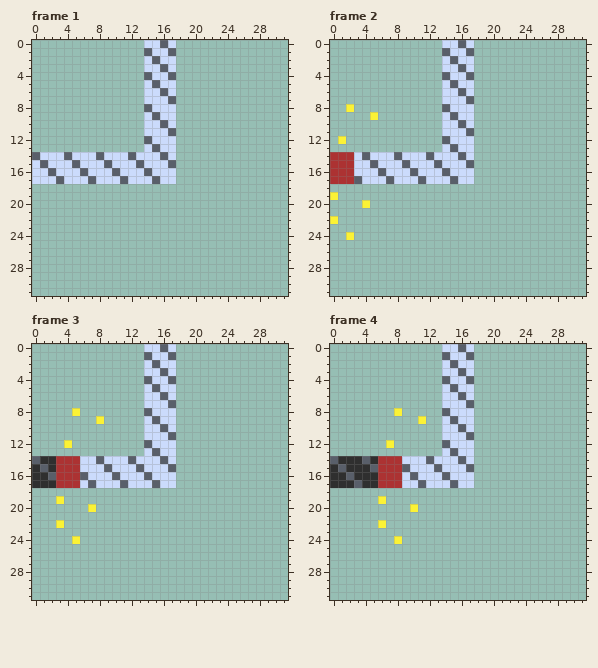
Pixel-art file: Document/Fuse/Fusemoto.aseprite. Above is the file before it was changed.
32x32 pixels, 12 frames. Shown: frame 1, frame 2, frame 3, frame 4. The commit also changed other frames, which this record leaves out.
Now the later version:
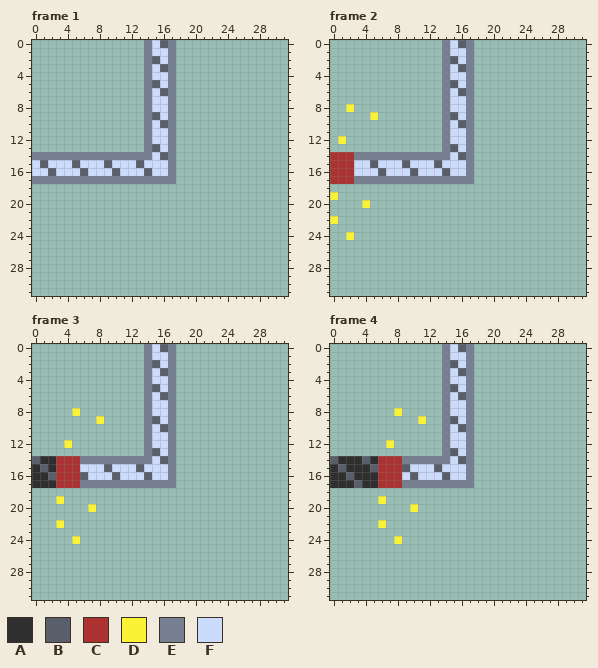
Palette (. is transparent): A #2f2f2f  B #595f6a  C #ac3232  D #fbf236  E #778092  F #cbdbfc
What changed:
Frame 1, layer "Layer 1":
Colour B becomes colour E in row 1 at x 14 and 17; in row 4 at x 14 and 17; in row 7 at x 17; in row 8 at x 14; in row 11 at x 17; in row 12 at x 14.
Colour B becomes colour E in row 14 at x 0, 4, 8 and 12; in row 15 at x 17; in row 17 at x 3, 7, 11 and 15.
Colour F becomes colour E in row 0 at x 14 and 17; in rows 2 to 3 at x 14 and 17; in rows 5 to 6 at x 14 and 17; in row 7 at x 14; in row 8 at x 17; in rows 9 to 10 at x 14 and 17.
Colour F becomes colour E in row 11 at x 14; in row 12 at x 17; in row 13 at x 14 and 17; in row 14 at x 1 to 3, 5 to 7, 9 to 11, 13 to 14 and 17; in row 16 at x 17; in row 17 at x 0 to 2, 4 to 6, 8 to 10, 12 to 14 and 16 to 17.
Frame 2, layer "Layer 1":
Colour B becomes colour E in row 1 at x 14 and 17; in row 4 at x 14 and 17; in row 7 at x 17; in row 8 at x 14; in row 11 at x 17; in row 12 at x 14.
Colour B becomes colour E in row 14 at x 4, 8 and 12; in row 15 at x 17; in row 17 at x 3, 7, 11 and 15.
Colour F becomes colour E in row 0 at x 14 and 17; in rows 2 to 3 at x 14 and 17; in rows 5 to 6 at x 14 and 17; in row 7 at x 14; in row 8 at x 17; in rows 9 to 10 at x 14 and 17.
Colour F becomes colour E in row 11 at x 14; in row 12 at x 17; in row 13 at x 14 and 17; in row 14 at x 3, 5 to 7, 9 to 11, 13 to 14 and 17; in row 16 at x 17; in row 17 at x 4 to 6, 8 to 10, 12 to 14 and 16 to 17.
Frame 3, layer "Layer 1":
Colour B becomes colour E in row 1 at x 14 and 17; in row 4 at x 14 and 17; in row 7 at x 17; in row 8 at x 14; in row 11 at x 17; in row 12 at x 14.
Colour B becomes colour E in row 14 at x 8 and 12; in row 15 at x 17; in row 17 at x 7, 11 and 15.
Colour F becomes colour E in row 0 at x 14 and 17; in rows 2 to 3 at x 14 and 17; in rows 5 to 6 at x 14 and 17; in row 7 at x 14; in row 8 at x 17; in rows 9 to 10 at x 14 and 17.
Colour F becomes colour E in row 11 at x 14; in row 12 at x 17; in row 13 at x 14 and 17; in row 14 at x 6 to 7, 9 to 11, 13 to 14 and 17; in row 16 at x 17; in row 17 at x 6, 8 to 10, 12 to 14 and 16 to 17.
Frame 4, layer "Layer 1":
Colour B becomes colour E in row 1 at x 14 and 17; in row 4 at x 14 and 17; in row 7 at x 17; in row 8 at x 14; in row 11 at x 17; in row 12 at x 14.
Colour B becomes colour E in row 14 at x 12; in row 15 at x 17; in row 17 at x 11 and 15.
Colour F becomes colour E in row 0 at x 14 and 17; in rows 2 to 3 at x 14 and 17; in rows 5 to 6 at x 14 and 17; in row 7 at x 14; in row 8 at x 17; in rows 9 to 10 at x 14 and 17.
Colour F becomes colour E in row 11 at x 14; in row 12 at x 17; in row 13 at x 14 and 17; in row 14 at x 9 to 11, 13 to 14 and 17; in row 16 at x 17; in row 17 at x 9 to 10, 12 to 14 and 16 to 17.
